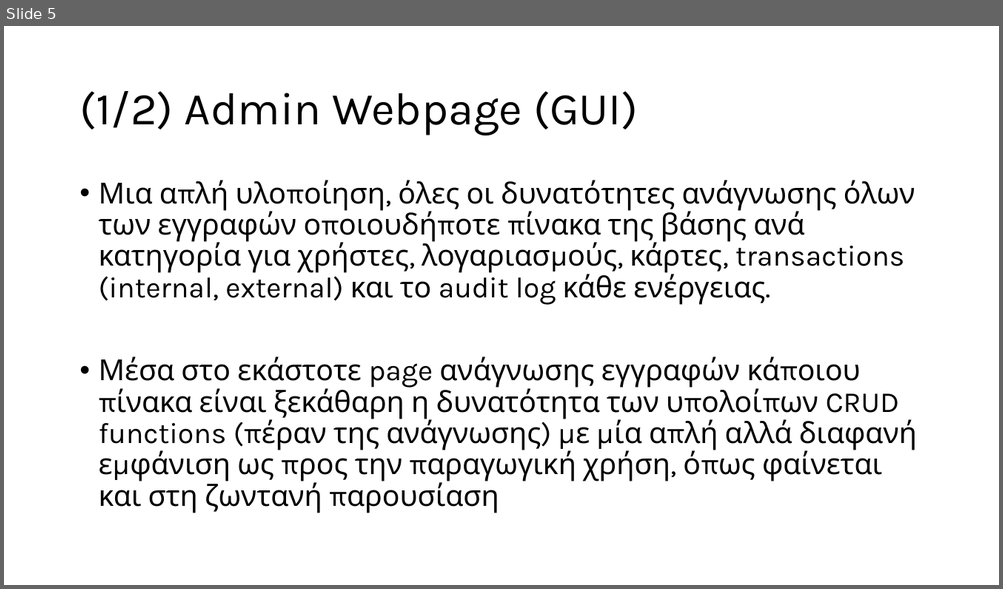
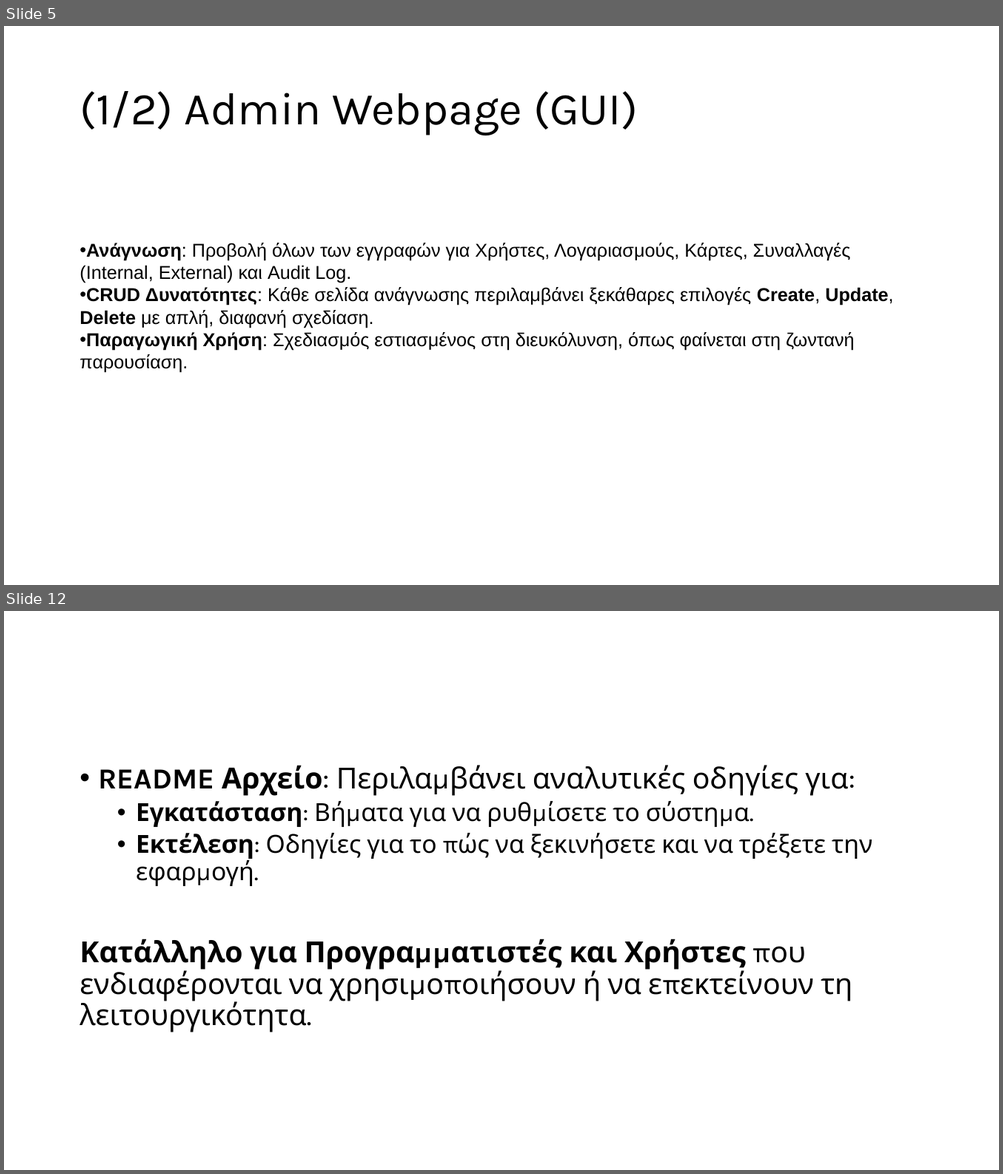
Before and after one commit to HOBBIEZ/ZDFinance, a slide deck: ΣΒΔ2 Παρουσίαση.pptx. Shown one above the other, each under a label of ours: slide 5 before the commit, slides 5 and 12 after it; the slides between them are not shown. The pictures are 1003x589 and 1003x1174 pixels, drawn with LibreOffice and Linux fonts; fonts in the diff are those of the drawing. Boxes give left, top, right and bottom in pixels: in the first picture for what was removed or moved away, otherwise in the second. Text is boxed around its words. In the diff, an @@ line names an element or a change of style, - is before the commit and + after.

```diff
--- a/ΣΒΔ2 Παρουσίαση.pptx
+++ b/ΣΒΔ2 Παρουσίαση.pptx
@@ slide 12 added at (x1=4, y1=611, x2=999, y2=1170), background #FFFFFF @@
@@ text added at (x1=79, y1=765, x2=872, y2=1033), 28 pt, text #000000 @@
+• README Αρχείο: Περιλαμβάνει αναλυτικές οδηγίες για:
+  • Εγκατάσταση: Βήματα για να ρυθμίσετε το σύστημα.
+  • Εκτέλεση: Οδηγίες για το πώς να ξεκινήσετε και να τρέξετε την εφαρμογή.
+Κατάλληλο για Προγραμματιστές και Χρήστες που ενδιαφέρονται να χρησιμοποιήσουν ή να επεκτείνουν τη λειτουργικότητα.
@@ slide 5 changed as well @@
@@ text "Ανάγνωση: Προβολή όλων των εγγραφών ..." at (x1=79, y1=243, x2=893, y2=373): vertical alignment top to middle @@
@@ text at (x1=79, y1=243, x2=893, y2=373): text changed; size 28 to 18 pt; font Karla to Arial @@
-• Μια απλή υλοποίηση, όλες οι δυνατότητες ανάγνωσης όλων των εγγραφών οποιουδήποτε πίνακα της βάσης ανά κατηγορία για χρήστες, λογαριασμούς, κάρτες, transactions (internal, external) και το audit log κάθε ενέργειας.
-• Μέσα στο εκάστοτε page ανάγνωσης εγγραφών κάποιου πίνακα είναι ξεκάθαρη η δυνατότητα των υπολοίπων CRUD functions (πέραν της ανάγνωσης) με μία απλή αλλά διαφανή εμφάνιση ως προς την παραγωγική χρήση, όπως φαίνεται και στη ζωντανή παρουσίαση
+• Ανάγνωση: Προβολή όλων των εγγραφών για Χρήστες, Λογαριασμούς, Κάρτες, Συναλλαγές (Internal, External) και Audit Log.
+• CRUD Δυνατότητες: Κάθε σελίδα ανάγνωσης περιλαμβάνει ξεκάθαρες επιλογές Create, Update, Delete με απλή, διαφανή σχεδίαση.
+• Παραγωγική Χρήση: Σχεδιασμός εστιασμένος στη διευκόλυνση, όπως φαίνεται στη ζωντανή παρουσίαση.
```
Also in this commit, not shown: 4 other slides changed, 6 other slides added, 2 slides removed.
